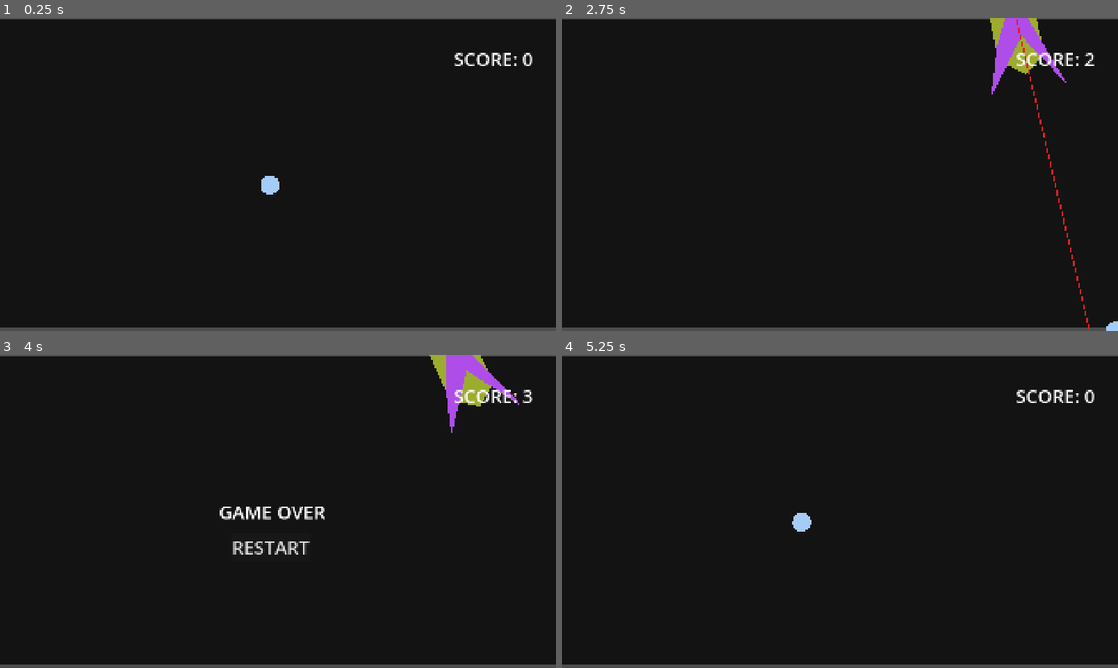
Above: before the commit, frames 1-4 (two rows, left to right).
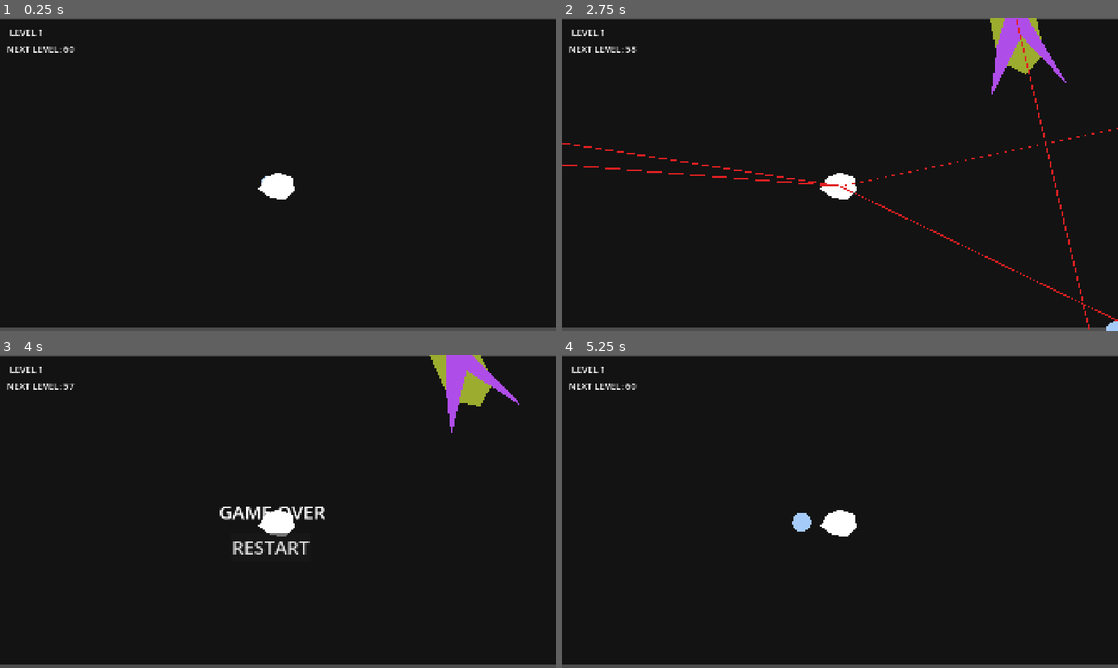
Above: after the commit, the same moments.

Repository: Freezingle/dont-die
Game: Godot game, scene res://scenes/main.tscn
Same seed, same stepped clock (60 frames per second), same inputs: the game is played once before the commit and once after it.
Inputs (mouse positions are in pixels of both pictures, inside the frame that each line leads up to):
- Up to frame 1 (0.25 s): no input
- Up to frame 2 (2.75 s): tap Enter at 0.5 s; move the mouse to (962, 158) at 0.52 s; press the mouse at (962, 158) at 0.53 s; hold D (move_right) 0.53-1.28 s; move the mouse to (728, 190) at 1.27 s; release the mouse at (728, 190) at 1.28 s; hold S (move_down) 1.28-2.03 s; click (728, 190) at 1.35 s; move the mouse to (895, 105) at 2.02 s; press the mouse at (895, 105) at 2.03 s; hold D (move_right) from 2.03 s (still down)
- Up to frame 3 (4 s): move the mouse to (250, 574) at 2.77 s; release D (move_right) at 2.78 s; release the mouse at (250, 574) at 2.78 s; hold W (move_up) 2.78-3.53 s; click (250, 574) at 2.85 s; move the mouse to (444, 558) at 3.52 s; press the mouse at (444, 558) at 3.53 s; hold A (move_left) from 3.53 s (still down)
- Up to frame 4 (5.25 s): release A (move_left) at 4.25 s; release the mouse at (1006, 558) at 4.25 s; click "RESTART" at 4.25 s; tap Space at 5 s; move the mouse to (673, 464) at 5.02 s; hold A (move_left) from 5.03 s (still down); click (673, 464) at 5.1 s

The runs differ from the first frame. In frame 1, 0.9% of the frame differs, in the area x 1-96%, y 3-58%; in frame 2, 1.5%, in the area x 0-100%, y 3-97%; in frame 3, 0.9%; in frame 4, 0.9%.

Commit message:
add scalable level manager and initiate level2

Diff:
--- a/scenes/main.tscn
+++ b/scenes/main.tscn
@@ -1,9 +1,10 @@
-[gd_scene load_steps=5 format=3 uid="uid://dw5lw6tuawk1u"]
+[gd_scene load_steps=6 format=3 uid="uid://dw5lw6tuawk1u"]
 
 [ext_resource type="Script" uid="uid://dyuv2js5e6tc4" path="res://scripts/main.gd" id="1_jyhfs"]
 [ext_resource type="PackedScene" uid="uid://bmvxe18rvy0wh" path="res://scenes/player/player.tscn" id="1_o5qli"]
 [ext_resource type="PackedScene" uid="uid://jefslqvmq0s5" path="res://scenes/cannon/cannon.tscn" id="2_0wfyh"]
 [ext_resource type="Script" uid="uid://pxmjt7yeglnr" path="res://scripts/cannon_spawner.gd" id="3_sugp2"]
+[ext_resource type="PackedScene" uid="uid://bugkr1ubxj8xy" path="res://scenes/pit/pit.tscn" id="5_tbgi4"]
 
 [node name="Main" type="Node2D"]
 script = ExtResource("1_jyhfs")
@@ -28,14 +29,6 @@
 autostart = true
 
 [node name="UI" type="CanvasLayer" parent="."]
-
-[node name="ScoreLabel" type="Label" parent="UI"]
-offset_left = 1567.0
-offset_top = 97.0
-offset_right = 1607.0
-offset_bottom = 185.0
-theme_override_font_sizes/font_size = 64
-text = "0"
 
 [node name="GameOverUI" type="Control" parent="UI"]
 visible = false
@@ -66,9 +59,38 @@
 theme_override_font_sizes/font_size = 64
 text = "RESTART"
 
-[node name="ScoreTimer" type="Timer" parent="."]
-autostart = true
+[node name="RootUI" type="Control" parent="UI"]
+layout_mode = 3
+anchors_preset = 0
+offset_right = 40.0
+offset_bottom = 40.0
+
+[node name="LevelLabel" type="Label" parent="UI/RootUI"]
+layout_mode = 0
+offset_left = 34.0
+offset_top = 27.0
+offset_right = 143.0
+offset_bottom = 120.0
+theme_override_font_sizes/font_size = 32
+text = "LEVEL1
+"
+
+[node name="TimerLabel" type="Label" parent="UI/RootUI"]
+layout_mode = 0
+offset_left = 23.0
+offset_top = 84.0
+offset_right = 63.0
+offset_bottom = 129.0
+theme_override_font_sizes/font_size = 32
+text = "TIME : 60"
 
 [node name="DifficultyTimer" type="Timer" parent="."]
 wait_time = 10.0
 autostart = true
+
+[node name="LevelTimer" type="Timer" parent="."]
+autostart = true
+ignore_time_scale = true
+
+[node name="Pit" parent="." instance=ExtResource("5_tbgi4")]
+position = Vector2(962, 581)
--- /dev/null
+++ b/scenes/pit/pit.tscn
@@ -0,0 +1,41 @@
+[gd_scene load_steps=2 format=3 uid="uid://bugkr1ubxj8xy"]
+
+[ext_resource type="Script" uid="uid://da7hxgm6tvhkp" path="res://scripts/pit.gd" id="1_yoox7"]
+
+[node name="Pit" type="Node2D"]
+script = ExtResource("1_yoox7")
+
+[node name="Body" type="Polygon2D" parent="."]
+polygon = PackedVector2Array(0, -48, -45, -32, -70, 10, -28, 39, 22, 47, 56, 15, 47, -32)
+
+[node name="LaserTop" type="Line2D" parent="."]
+visible = false
+points = PackedVector2Array(0, 0, 2200, 0)
+width = 2.0
+default_color = Color(0.8784314, 0.1254902, 0.13333334, 1)
+
+[node name="LaserBottom" type="Line2D" parent="."]
+visible = false
+points = PackedVector2Array(0, 0, 2200, 0)
+width = 4.0
+default_color = Color(0.8784314, 0.1254902, 0.13333334, 1)
+
+[node name="LaserLeft" type="Line2D" parent="."]
+visible = false
+points = PackedVector2Array(0, 0, 2200, 0)
+width = 4.0
+default_color = Color(0.8784314, 0.1254902, 0.13333334, 1)
+
+[node name="LaserRight" type="Line2D" parent="."]
+visible = false
+points = PackedVector2Array(0, 0, 2200, 0)
+width = 4.0
+default_color = Color(0.8784314, 0.1254902, 0.13333334, 1)
+
+[node name="ShootTimer" type="Timer" parent="."]
+wait_time = 2.5
+autostart = true
+
+[node name="TelegraphTimer" type="Timer" parent="."]
+wait_time = 0.7
+one_shot = true
--- a/scripts/main.gd
+++ b/scripts/main.gd
@@ -1,39 +1,40 @@
 extends Node2D
 
-var score := 0
+enum GamePhase {
+	LEVEL_1,
+	LEVEL_2,
+	FINAL_LEVEL,
+	VICTORY
+}
+
 var game_over := false
+var current_phase = GamePhase.LEVEL_1
+var elapsed_time :=0
 
-@onready var score_label = $UI/ScoreLabel
 
 @onready var game_over_ui = $UI/GameOverUI
 @onready var restart_button = $UI/GameOverUI/RestartButton
-
-@onready var score_timer = $ScoreTimer
 @onready var difficulty_timer = $DifficultyTimer
-
+@onready var level_label = $UI/RootUI/LevelLabel
+@onready var timer_label = $UI/RootUI/TimerLabel
 @onready var cannon_spawner = $World/CannonSpawner
-
+@onready var level_timer = $LevelTimer
 
 func _ready():
 	var player = get_tree().get_first_node_in_group("player")
-
+	level_timer.timeout.connect(_on_level_timer_timeout)
 	if player:
 		player.died.connect(on_player_died)
 
 	restart_button.pressed.connect(restart_game)
-
-	score_timer.timeout.connect(increase_score)
 	difficulty_timer.timeout.connect(increase_difficulty)
-
-	update_score_ui()
+	level_label.text = "LEVEL 1"
+	update_timer_ui()
 
 
 func increase_score():
 	if game_over:
 		return
-
-	score += 1
-	update_score_ui()
 
 
 func increase_difficulty():
@@ -41,11 +42,36 @@
 		cannon_spawner.spawn_timer.wait_time -= 0.15
 
 
-func update_score_ui():
-	score_label.text = "SCORE: " + str(score)
+# game clock
+func _on_level_timer_timeout():
+	elapsed_time +=1
+	update_timer_ui()
+	check_phase_progression()
+
+func update_timer_ui():
+	match current_phase:
+		GamePhase.LEVEL_1:
+			timer_label.text = "NEXT LEVEL: " + str(max(0,60-elapsed_time))
+		GamePhase.LEVEL_2:
+			timer_label.text = "FINAL LEVEL: " + str(max(0,90-elapsed_time))
+
+func check_phase_progression():
+	if current_phase == GamePhase.LEVEL_1 and elapsed_time >= 60:
+		start_level_2()
+	elif current_phase == GamePhase.LEVEL_2 and elapsed_time >=90:
+		start_final_level()
 
 
+func start_level_2():
+	current_phase = GamePhase.LEVEL_2
+	level_label.text = "LEVEL 2"
+	difficulty_timer.stop()
+	print("LEVEL 2 STARTED")
 
+func start_final_level():
+	current_phase = GamePhase.FINAL_LEVEL
+	level_label.text = "FINAL LEVEL"
+	print("FINAL LEVEL STARTED")
 
 func on_player_died():
 	if game_over:
--- /dev/null
+++ b/scripts/pit.gd
@@ -0,0 +1,45 @@
+extends Node2D
+
+#ingame variables (floats)
+var top_angle := 0.0
+var bottom_angle := 0.0
+var left_angle :=0.0
+var right_angle := 0.0
+
+@onready var laser_top = $LaserTop
+@onready var laser_bottom = $LaserBottom
+@onready var laser_right = $LaserRight
+@onready var laser_left = $LaserLeft
+@onready var shoot_timer = $ShootTimer
+@onready var telegraph_timer = $TelegraphTimer
+
+func _ready():
+	shoot_timer.timeout.connect(start_attack)
+	telegraph_timer.timeout.connect(shoot_attack)
+
+func start_attack():
+
+	top_angle = deg_to_rad(randf_range(-60,60))
+	bottom_angle = deg_to_rad(randf_range(120,240))
+	left_angle = deg_to_rad (randf_range(150,210))
+	right_angle = deg_to_rad (randf_range(-30,30))
+
+	draw_laser(laser_top,top_angle)
+	draw_laser(laser_bottom, bottom_angle)
+	draw_laser(laser_left, left_angle)
+	draw_laser(laser_right, right_angle)
+	telegraph_timer.start()
+
+func draw_laser(line:Line2D, angle:float):
+	var length = 1200.0
+	line.clear_points()
+	line.add_point(Vector2.ZERO)
+	line.add_point(Vector2.RIGHT.rotated(angle) * length)
+	line.visible = true
+
+func shoot_attack():
+	print("PIT VOLLEY")
+	laser_top.visible = false
+	laser_bottom.visible = false
+	laser_left.visible = false
+	laser_right.visible = false
--- a/scripts/player.gd
+++ b/scripts/player.gd
@@ -54,7 +54,7 @@
 	global_position.x = clamp (global_position.x, 0, screen_size.x)
 	global_position.y = clamp(global_position.y, 0, screen_size.y)
 
-func _die():
+func die():
 	if is_dead:
 		return
 	is_dead = true
--- a/scripts/projectile.gd
+++ b/scripts/projectile.gd
@@ -12,6 +12,6 @@
 
 func _on_body_entered(body):
 	if body.is_in_group("player"):
-		body._die()
+		body.die()
 		#this free is deleting projectile
 		queue_free()
Not shown, added: scripts/pit.gd.uid
